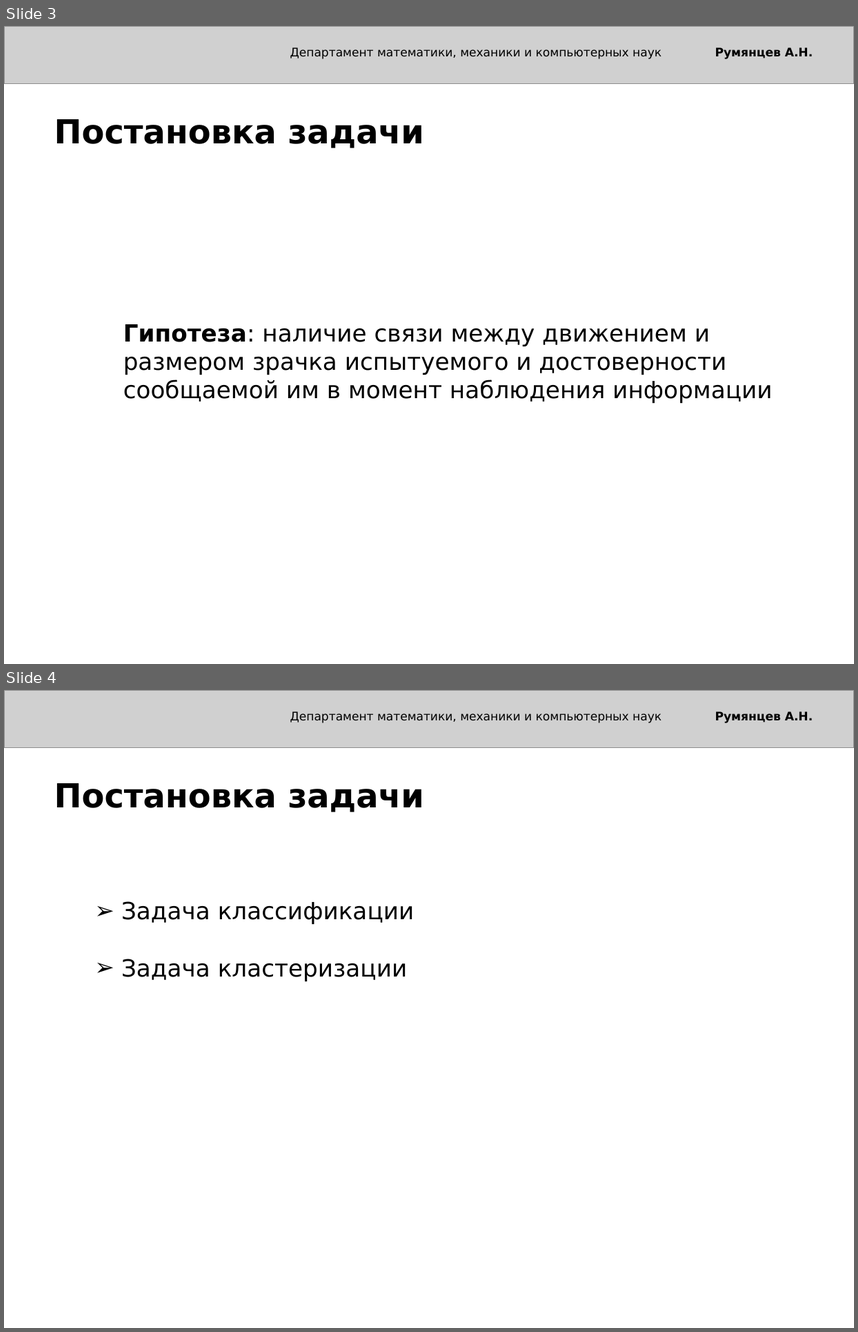
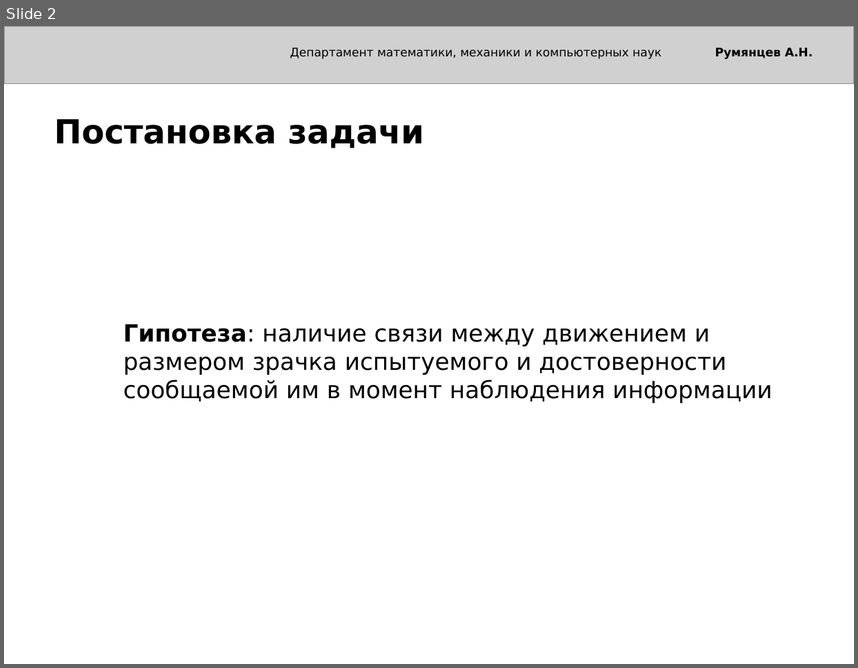
Before and after one commit to anssar/eye-tracking, a slide deck: Presentation.ppt. Shown one above the other, each under a label of ours: slides 3 and 4 before the commit, slide 2 after it. The pictures are 858x1332 and 858x668 pixels, drawn with LibreOffice and Linux fonts; fonts in the diff are those of the drawing; grey boxes stand for pictures. Boxes give left, top, right and bottom in pixels: in the first picture for what was removed or moved away, otherwise in the second. Text is boxed around its words. In the diff, an @@ line names an element or a change of style, - is before the commit and + after.

```diff
--- a/Presentation.ppt
+++ b/Presentation.ppt
@@ slide 4 removed at <box>4,690,854,1328</box>, background #FFFFFF @@
@@ picture removed at <box>4,690,854,748</box> @@
@@ text removed at <box>290,711,813,723</box> @@
-Департамент математики, механики и компьютерных наук Румянцев А.Н.
@@ text removed at <box>54,783,424,812</box> @@
-Постановка задачи
@@ text removed at <box>121,901,415,981</box> @@
-  ➢ Задача классификации
-  ➢ Задача кластеризации
@@ what was slide 3 is now slide 2 @@
```
Also in this commit, not shown: 1 other slide removed, 1 other file.
